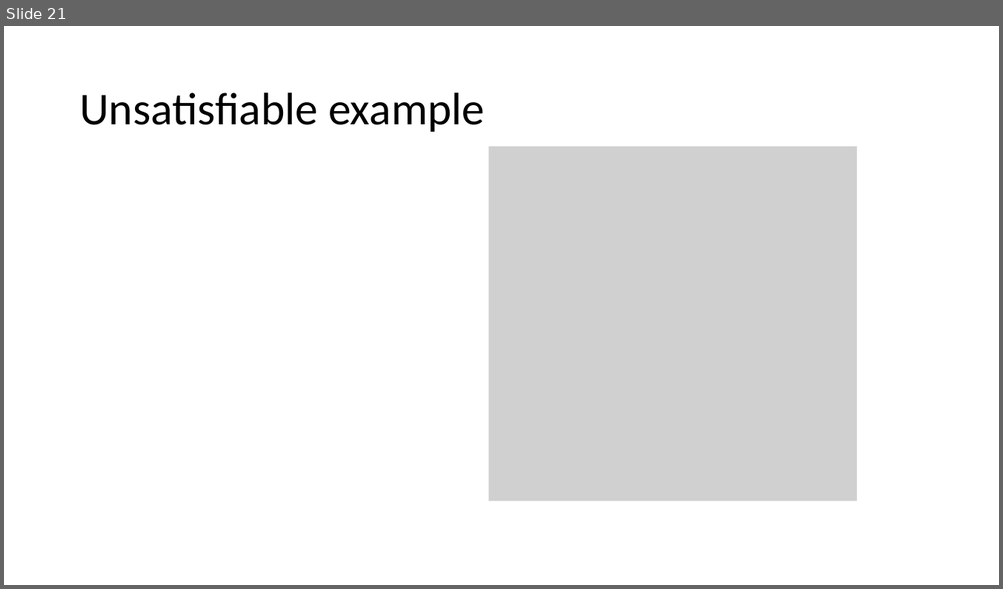
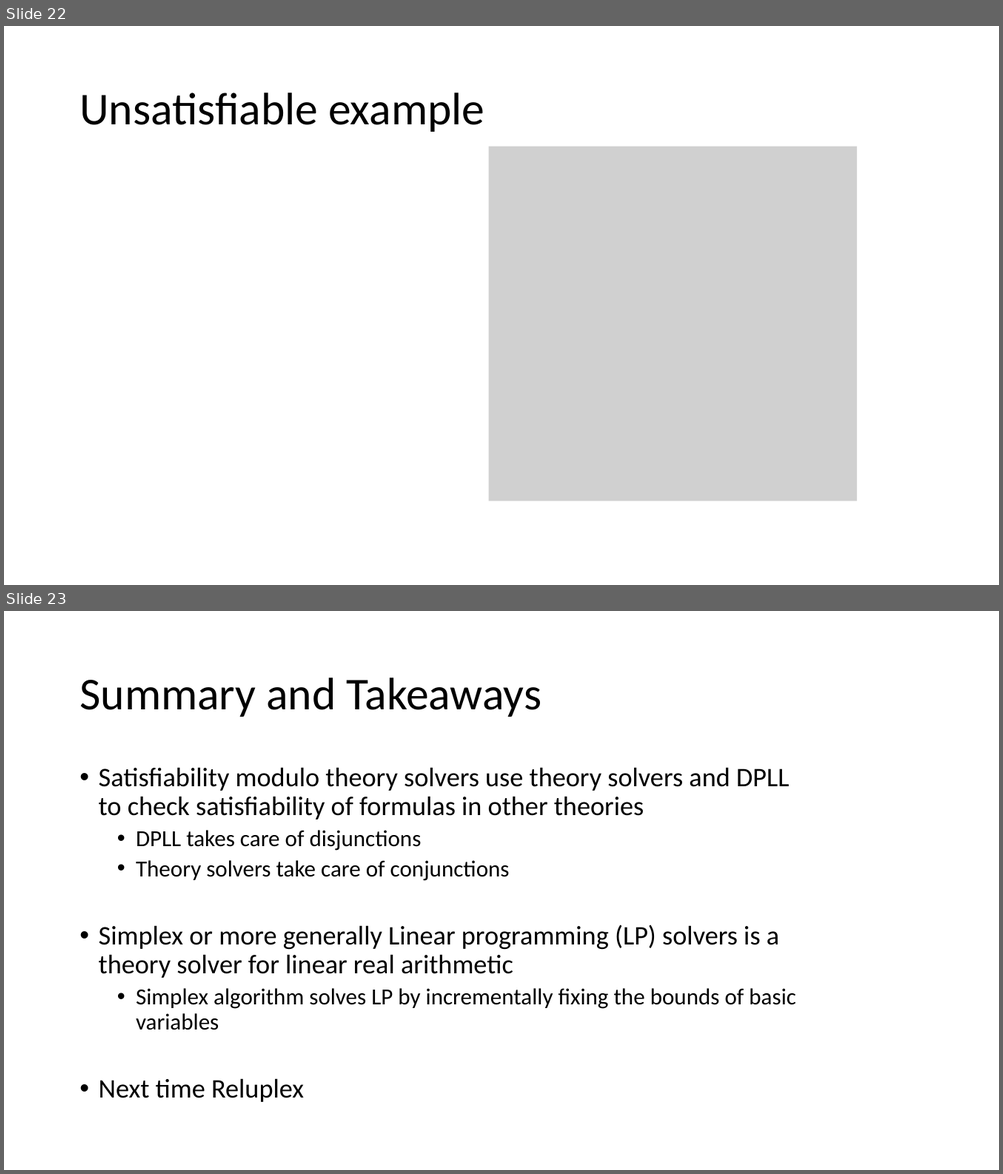
Before and after one commit to sayanmitracode/cpsbooksite, a slide deck: Slides/simplex21.pptx. Shown one above the other, each under a label of ours: slide 21 before the commit, slides 22 and 23 after it. The pictures are 1003x589 and 1003x1174 pixels, drawn with LibreOffice and Linux fonts; fonts in the diff are those of the drawing; grey boxes stand for pictures. Boxes give left, top, right and bottom in pixels: in the first picture for what was removed or moved away, otherwise in the second. Text is boxed around its words. In the diff, an @@ line names an element or a change of style, - is before the commit and + after.

```diff
--- a/Slides/simplex21.pptx
+++ b/Slides/simplex21.pptx
@@ slide 23 added at box(4, 611, 999, 1170), background #FFFFFF @@
@@ title added at box(79, 678, 541, 717), 44 pt, text #000000 @@
+Summary and Takeaways
@@ text added at box(99, 767, 796, 1102), 25.9 pt, text #000000 @@
+• Satisfiability modulo theory solvers use theory solvers and DPLL to check satisfiability of formulas in other theories
+  • DPLL takes care of disjunctions
+  • Theory solvers take care of conjunctions
+• Simplex or more generally Linear programming (LP) solvers is a theory solver for linear real arithmetic
+  • Simplex algorithm solves LP by incrementally fixing the bounds of basic variables
+• Next time Reluplex
@@ what was slide 21 is now slide 22 @@
```
Also in this commit, not shown: 1 slide changed, 1 other slide added, 1 slide removed, 5 other files.
